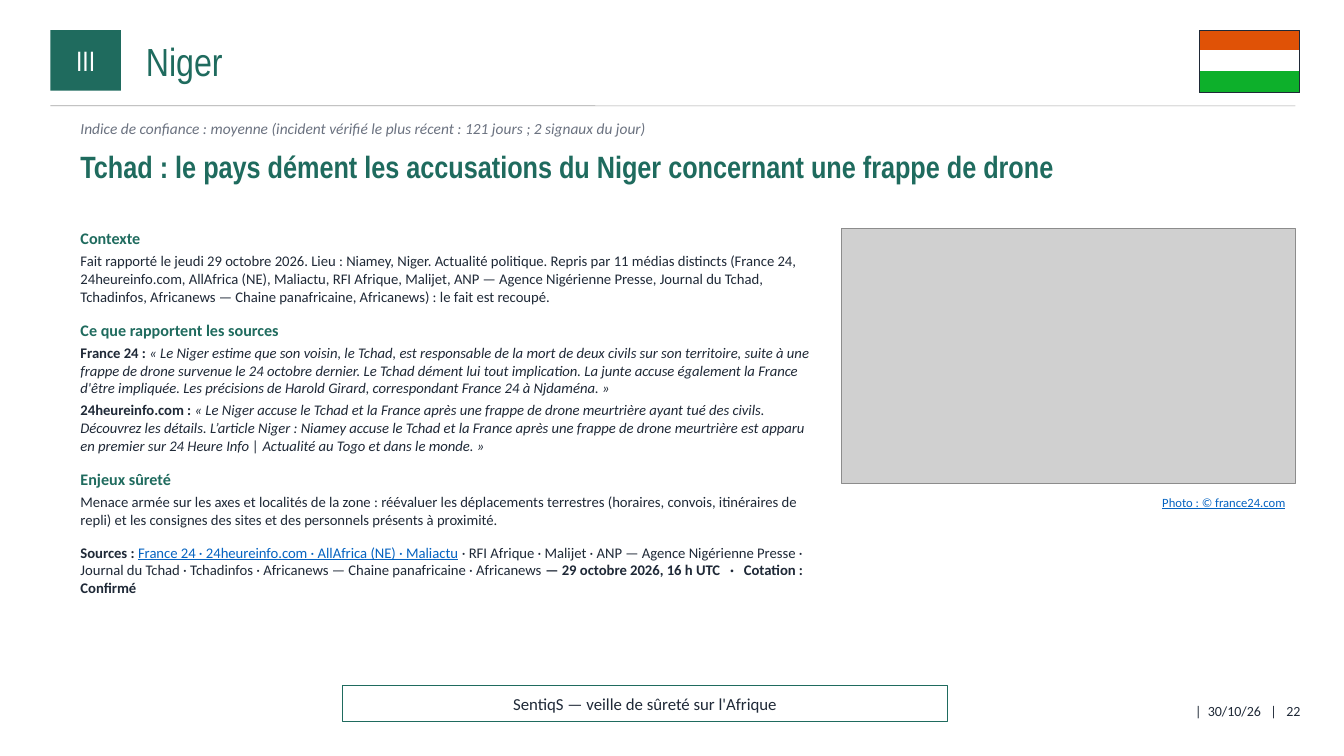
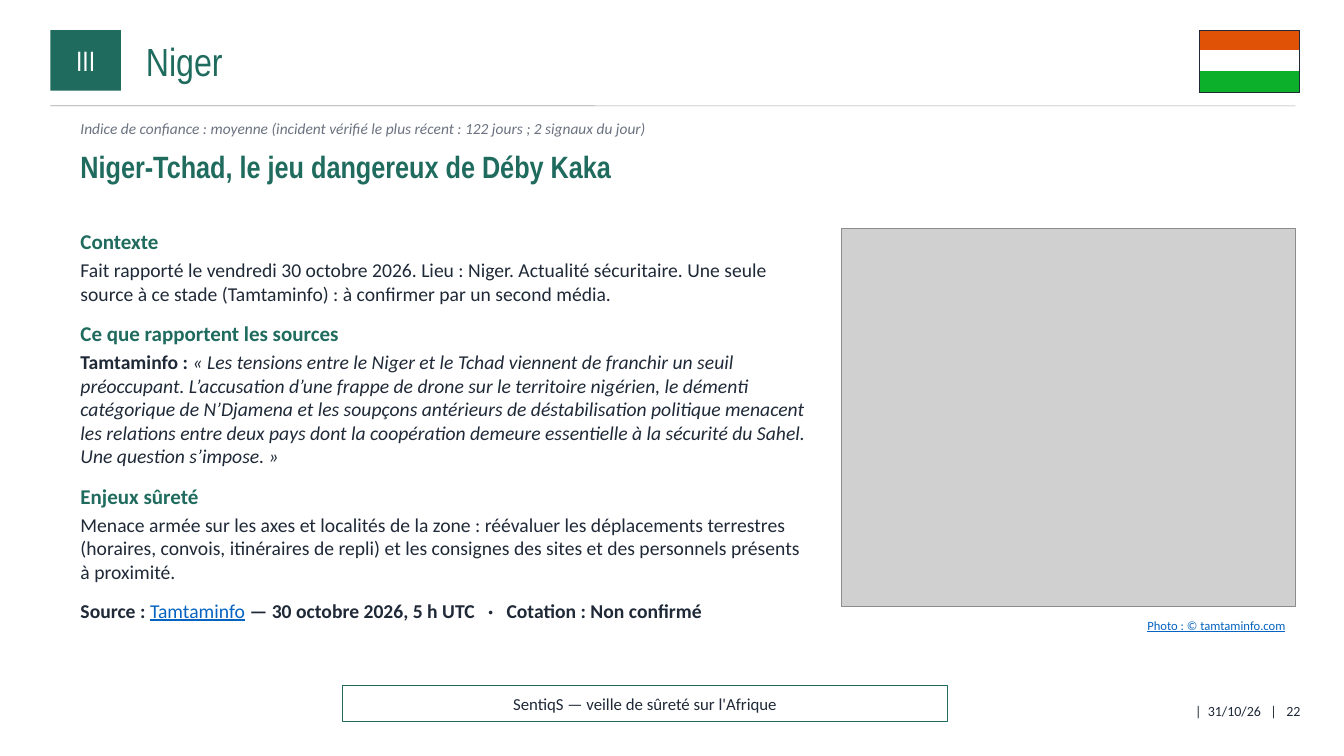
Before and after one commit to ytl1-ops/SentiqS, a slide deck: slide 22 of web/rapports/mensuel/2026-10.pptx. Drawn at 1344x756 pixels with LibreOffice and Linux fonts; fonts in the diff are those of the drawing; grey boxes stand for pictures. Boxes give left, top, right and bottom in pixels: in the first picture for what was removed or moved away, otherwise in the second. Text is boxed around its words. In the diff, an @@ line names an element or a change of style, - is before the commit and + after.

```diff
--- a/web/rapports/mensuel/2026-10.pptx
+++ b/web/rapports/mensuel/2026-10.pptx
@@ text at (80,123,645,137): text changed @@
-Indice de confiance : moyenne (incident vérifié le plus récent : 121 jours ; 2 signaux du jour)
+Indice de confiance : moyenne (incident vérifié le plus récent : 122 jours ; 2 signaux du jour)
@@ text at (80,155,611,185): text changed @@
-Tchad : le pays dément les accusations du Niger concernant une frappe de drone
+Niger-Tchad, le jeu dangereux de Déby Kaka
@@ text at (80,235,799,582): size 11.5 to 15 pt in "Contexte", "Ce que rapportent les sources", "Enjeux sûreté"; size 10.5 to 14 pt in "Menace armée sur les axes et localités ..." @@
@@ picture: place and size @@
-picture at (842,229,1296,484)
+picture at (842,229,1296,607)
@@ text at (80,263,766,304): text changed; size 10.5 to 14 pt @@
-Fait rapporté le jeudi 29 octobre 2026. Lieu : Niamey, Niger. Actualité politique. Repris par 11 médias distincts (France 24, 24heureinfo.com, AllAfrica (NE), Maliactu, RFI Afrique, Malijet, ANP — Agence Nigérienne Presse, Journal du Tchad, Tchadinfos, Africanews — Chaine panafricaine, Africanews) : le fait est recoupé.
+Fait rapporté le vendredi 30 octobre 2026. Lieu : Niger. Actualité sécuritaire. Une seule source à ce stade (Tamtaminfo) : à confirmer par un second média.
@@ text at (80,355,805,466): text changed; size 10.5 to 14 pt @@
-France 24 : « Le Niger estime que son voisin, le Tchad, est responsable de la mort de deux civils sur son territoire, suite à une frappe de drone survenue le 24 octobre dernier. Le Tchad dément lui tout implication. La junte accuse également la France d'être impliquée. Les précisions de Harold Girard, correspondant France 24 à Njdaména. »
-24heureinfo.com : « Le Niger accuse le Tchad et la France après une frappe de drone meurtrière ayant tué des civils. Découvrez les détails. L’article Niger : Niamey accuse le Tchad et la France après une frappe de drone meurtrière est apparu en premier sur 24 Heure Info | Actualité au Togo et dans le monde. »
+Tamtaminfo : « Les tensions entre le Niger et le Tchad viennent de franchir un seuil préoccupant. L’accusation d’une frappe de drone sur le territoire nigérien, le démenti catégorique de N’Djamena et les soupçons antérieurs de déstabilisation politique menacent les relations entre deux pays dont la coopération demeure essentielle à la sécurité du Sahel. Une question s’impose. »
@@ text at (80,604,702,621): text changed; size 10.5 to 14 pt; bold on @@
-Sources : France 24 · 24heureinfo.com · AllAfrica (NE) · Maliactu · RFI Afrique · Malijet · ANP — Agence Nigérienne Presse · Journal du Tchad · Tchadinfos · Africanews — Chaine panafricaine · Africanews — 29 octobre 2026, 16 h UTC · Cotation : Confirmé
+Source : Tamtaminfo — 30 octobre 2026, 5 h UTC · Cotation : Non confirmé
@@ text at (1147,621,1285,632): text changed @@
-Photo : © france24.com
+Photo : © tamtaminfo.com
@@ text at (1208,706,1300,717): text changed @@
-| 30/10/26 | 22
+| 31/10/26 | 22
```
Also in this commit, not shown: 41 other slides changed, 11 other files.
